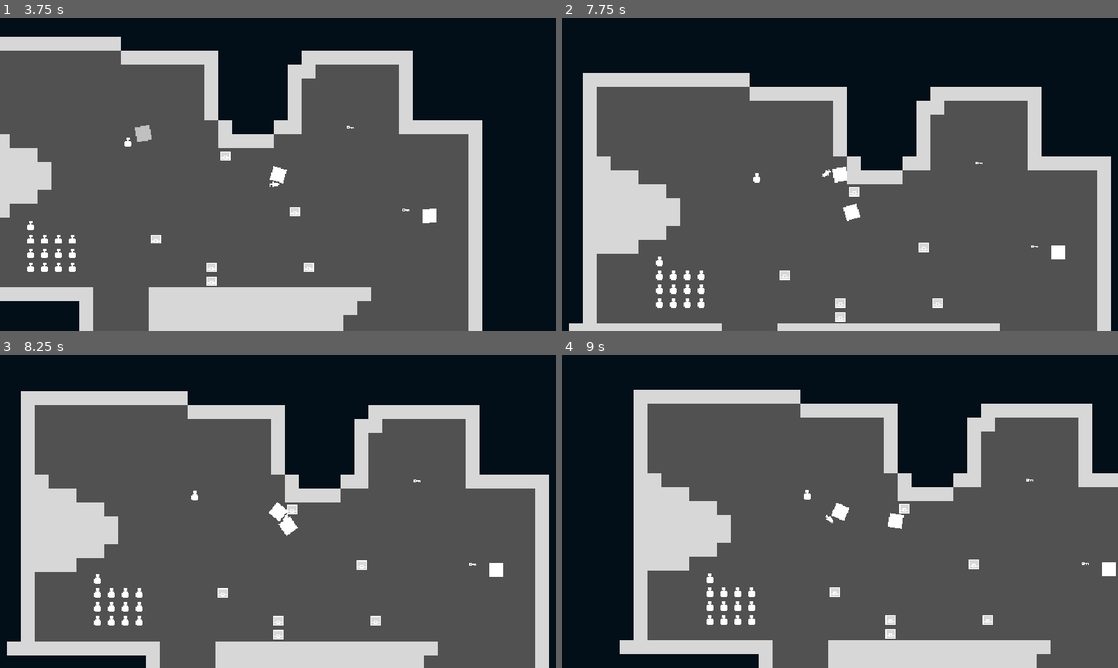
Above: before the commit, frames 1-4 (two rows, left to right).
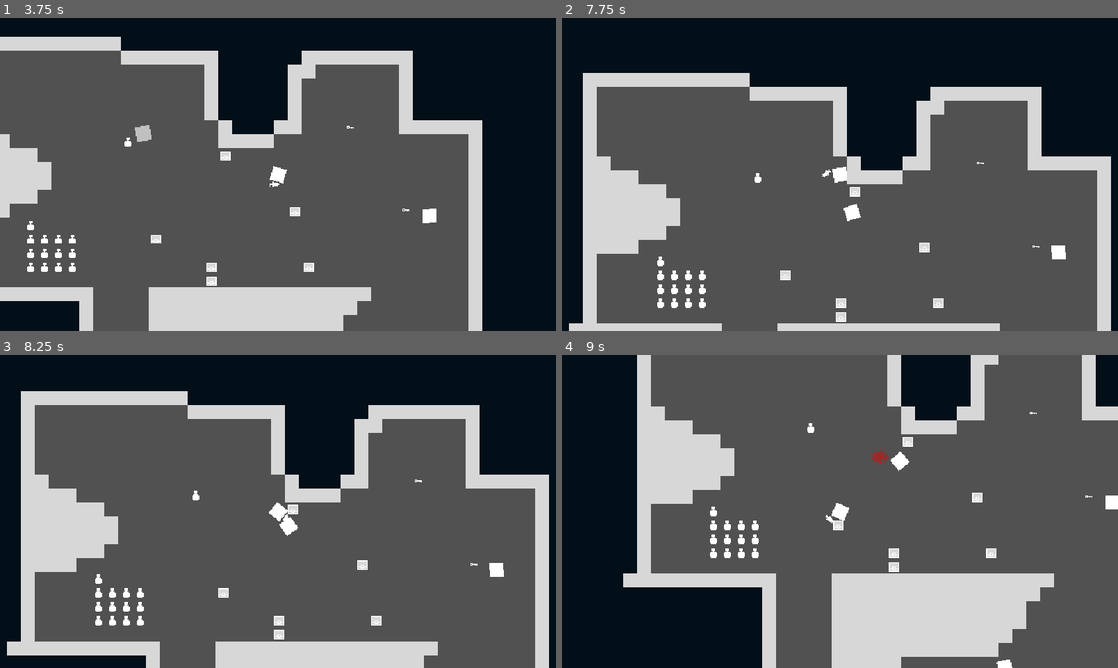
Above: after the commit, the same moments.

Repository: zMenta/Cubesh
Game: Godot game, scene res://main/main.tscn
The game is run twice, just before and just after one commit, with the same random seed, the same clock (stepped at 60 frames per second) and the same inputs.
Inputs (mouse positions are in pixels of both pictures, inside the frame that each line leads up to):
- Up to frame 1 (3.75 s): move the mouse to (400, 158) at 0.52 s; hold D (right) 0.53-1.28 s; click (400, 158) at 0.6 s; move the mouse to (166, 190) at 1.27 s; hold S (down) 1.28-2.03 s; click (166, 190) at 1.35 s; move the mouse to (333, 105) at 2.02 s; hold D (right) 2.03-2.78 s; tap Space (dodge) at 2.1 s; click (333, 105) at 2.3 s; move the mouse to (250, 237) at 2.77 s; hold W (up) 2.78-3.53 s; click (250, 237) at 2.85 s; move the mouse to (444, 221) at 3.52 s; hold A (left) from 3.53 s (still down); click (444, 221) at 3.6 s
- Up to frame 2 (7.75 s): move the mouse to (673, 127) at 4.27 s; tap Space (dodge) at 4.35, 6.6 s; click (673, 127) at 4.55 s; move the mouse to (867, 174) at 5.02 s; release A (left) at 5.03 s; hold S (down) 5.03-5.78 s; click (867, 174) at 5.1 s; move the mouse to (756, 96) at 5.77 s; hold D (right) 5.78-6.53 s; click (756, 96) at 5.85 s; move the mouse to (962, 158) at 6.52 s; hold W (up) 6.53-7.28 s; click (962, 158) at 6.8 s; move the mouse to (728, 190) at 7.27 s; hold D (right) from 7.28 s (still down); click (728, 190) at 7.35 s
- Up to frame 3 (8.25 s): move the mouse to (333, 442) at 8.02 s; release D (right) at 8.03 s; hold S (down) from 8.03 s (still down); click (333, 442) at 8.1 s
- Up to frame 4 (9 s): move the mouse to (812, 574) at 8.77 s; release S (down) at 8.78 s; hold A (left) from 8.78 s (still down); tap Space (dodge) at 8.85 s

Frame 1 is identical in both runs. In frame 2, 0.3% of the frame differs, in the area x 16-91%, y 46-98%; in frame 3, 0.3%; in frame 4, 41%, in the area x 10-100%, y 0-100%.

Commit message:
component_health handles creating blood

Diff:
--- a/common/components/component_health.gd
+++ b/common/components/component_health.gd
@@ -2,14 +2,25 @@
 class_name ComponentHealth
 
 signal died
-signal damage_taken
 
+@export var create_blood_on_hit : bool = true
 @export var max_health : int = 100
 @onready var current_health := max_health
+@onready var blood: PackedScene = preload("res://common/blood/blood.tscn")
 
 
 func take_damage(value: int) -> void:
-    damage_taken.emit()
-    current_health = clampi(current_health - value, 0, max_health)
-    if current_health <= 0:
-        died.emit()
+	_create_damage_taken_effect()
+	current_health = clampi(current_health - value, 0, max_health)
+	if current_health <= 0:
+		died.emit()
+
+
+func _create_damage_taken_effect() -> void:
+	if create_blood_on_hit == false:
+		return
+
+	var new_blood : Node2D = blood.instantiate()
+	new_blood.global_position = get_parent().global_position
+	new_blood.rotation = get_parent().rotation + deg_to_rad(randf_range(-40, 40)) + deg_to_rad(180)
+	Gamestate.add_node_to_world.emit(new_blood)
--- a/enemies/enemy.gd
+++ b/enemies/enemy.gd
@@ -1,6 +1,4 @@
 extends CharacterBody2D
-
-@onready var blood: PackedScene = preload("res://common/blood/blood.tscn")
 
 var target : Node2D
 
@@ -26,13 +24,6 @@
 	queue_free()
 
 
-func _on_component_health_damage_taken() -> void:
-	var new_blood: Node2D = blood.instantiate()
-	new_blood.global_position = global_position
-	new_blood.rotation = rotation + deg_to_rad(randf_range(-40, 40)) + deg_to_rad(180)
-	Gamestate.add_node_to_world.emit(new_blood)
-
-
 func _dash() -> void:
 	if target == null:
 		return
--- a/enemies/slime.tscn
+++ b/enemies/slime.tscn
@@ -8,7 +8,7 @@
 [ext_resource type="Script" path="res://common/components/component_hitbox.gd" id="6_uyx84"]
 
 [sub_resource type="CircleShape2D" id="CircleShape2D_g08wa"]
-radius = 8.0
+radius = 9.0
 
 [sub_resource type="CircleShape2D" id="CircleShape2D_615ad"]
 radius = 140.0
@@ -158,7 +158,6 @@
 scale = Vector2(1, 1)
 shape = SubResource("CircleShape2D_g08wa")
 
-[connection signal="damage_taken" from="ComponentHealth" to="." method="_on_component_health_damage_taken"]
 [connection signal="died" from="ComponentHealth" to="." method="_on_component_health_died"]
 [connection signal="body_entered" from="DetectionZone" to="." method="_on_detection_zone_body_entered"]
 [connection signal="body_exited" from="DetectionZone" to="." method="_on_detection_zone_body_exited"]
--- a/player/player.gd
+++ b/player/player.gd
@@ -46,3 +46,7 @@
 	if not current_weapon is Weapon:
 		return
 	current_weapon.disable_collision()
+
+
+func _on_component_health_died() -> void:
+	print("died")
--- a/player/player.tscn
+++ b/player/player.tscn
@@ -1,12 +1,13 @@
-[gd_scene load_steps=10 format=3 uid="uid://c7easjs18gum6"]
+[gd_scene load_steps=11 format=3 uid="uid://c7easjs18gum6"]
 
 [ext_resource type="Script" path="res://player/player.gd" id="1_hmwl6"]
 [ext_resource type="Script" path="res://common/components/component_health.gd" id="2_l0m5d"]
 [ext_resource type="Texture2D" uid="uid://by6stwb2lv712" path="res://common/assets.png" id="2_p3d7h"]
 [ext_resource type="PackedScene" uid="uid://bxsrkofvoagxw" path="res://weapons/dagger.tscn" id="4_1yaic"]
+[ext_resource type="Script" path="res://common/components/component_hitbox.gd" id="5_72g3u"]
 
 [sub_resource type="CircleShape2D" id="CircleShape2D_ia72d"]
-radius = 8.0
+radius = 8.5
 
 [sub_resource type="Animation" id="Animation_a2rio"]
 length = 0.001
@@ -159,3 +160,13 @@
 libraries = {
 "": SubResource("AnimationLibrary_g8hwb")
 }
+
+[node name="ComponentHitbox" type="Area2D" parent="." node_paths=PackedStringArray("health")]
+collision_mask = 2
+script = ExtResource("5_72g3u")
+health = NodePath("../ComponentHealth")
+
+[node name="CollisionShape2D2" type="CollisionShape2D" parent="ComponentHitbox"]
+shape = SubResource("CircleShape2D_ia72d")
+
+[connection signal="died" from="ComponentHealth" to="." method="_on_component_health_died"]
